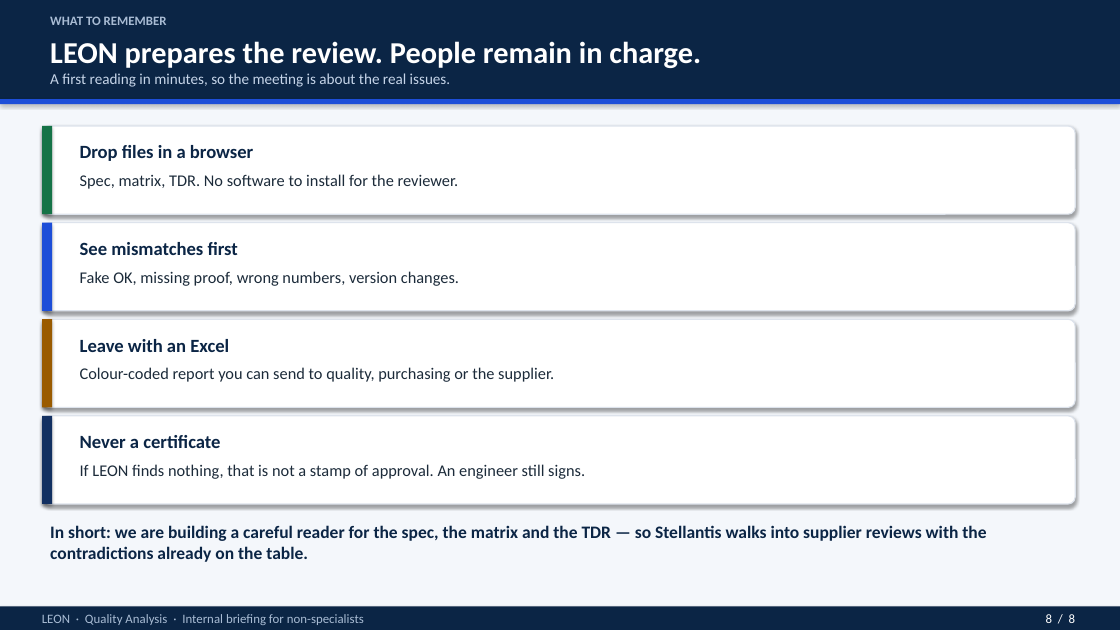
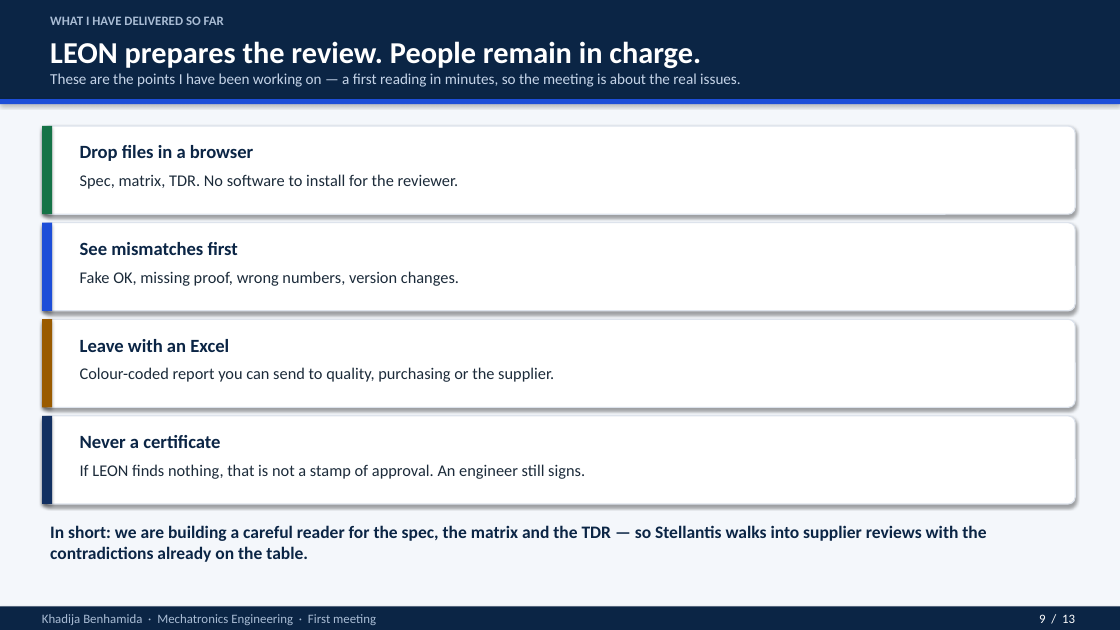
Before and after one commit to Rihabbbbbbbbb/leon_spec, a slide deck: slide 9 of docs/LEON_intro_for_non_specialists.pptx (slide 8 before the commit). Drawn at 1120x630 pixels with LibreOffice and Linux fonts; fonts in the diff are those of the drawing. Boxes give left, top, right and bottom in pixels: in the first picture for what was removed or moved away, otherwise in the second. Text is boxed around its words. In the diff, an @@ line names an element or a change of style, - is before the commit and + after.

```diff
--- a/docs/LEON_intro_for_non_specialists.pptx
+++ b/docs/LEON_intro_for_non_specialists.pptx
@@ text at box(50, 16, 224, 25): text changed @@
-WHAT TO REMEMBER
+WHAT I HAVE DELIVERED SO FAR
@@ text at box(50, 73, 741, 87): text changed @@
-A first reading in minutes, so the meeting is about the real issues.
+These are the points I have been working on — a first reading in minutes, so the meeting is about the real issues.
@@ text at box(42, 614, 376, 625): text changed @@
-LEON · Quality Analysis · Internal briefing for non-specialists
+Khadija Benhamida · Mechatronics Engineering · First meeting
@@ text at box(1039, 614, 1075, 623): text changed @@
-8 / 8
+9 / 13
```
Also in this commit, not shown: 6 other slides changed, 6 slides added, 1 slide removed, 1 other file.
